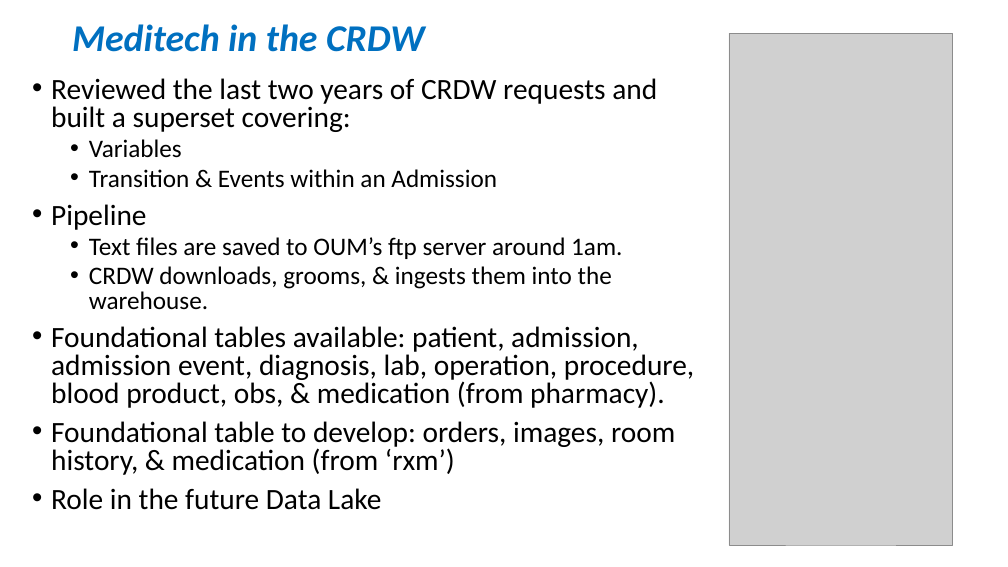
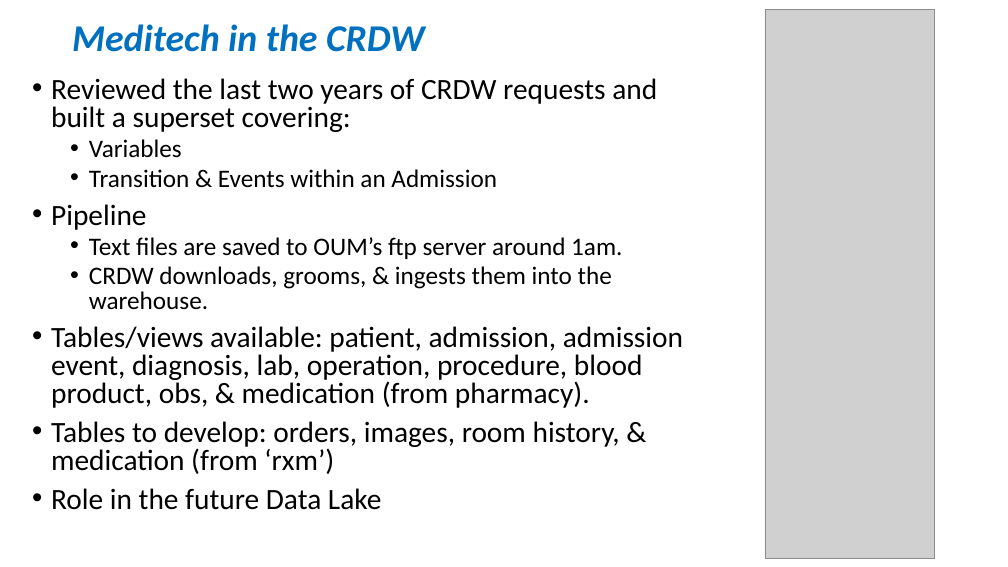
Before and after one commit to OuhscBbmc/prairie-outpost-public, a slide deck: slide 30 of publications/presentation-2021-02-aac/crdw-2021-02.pptx (slide 31 before the commit). Drawn at 1008x567 pixels with LibreOffice and Linux fonts; fonts in the diff are those of the drawing; grey boxes stand for pictures. Boxes give left, top, right and bottom in pixels: in the first picture for what was removed or moved away, otherwise in the second. Text is boxed around its words. In the diff, an @@ line names an element or a change of style, - is before the commit and + after.

```diff
--- a/publications/presentation-2021-02-aac/crdw-2021-02.pptx
+++ b/publications/presentation-2021-02-aac/crdw-2021-02.pptx
@@ picture: place and size @@
-picture at [729,33,953,545]
+picture at [765,10,935,559]
@@ text at [51,326,683,474]: text changed @@
-• Foundational tables available: patient, admission, admission event, diagnosis, lab, operation, procedure, blood product, obs, & medication (from pharmacy).
-• Foundational table to develop: orders, images, room history, & medication (from ‘rxm’)
+• Tables/views available: patient, admission, admission event, diagnosis, lab, operation, procedure, blood product, obs, & medication (from pharmacy).
+• Tables to develop: orders, images, room history, & medication (from ‘rxm’)
```
Also in this commit, not shown: 25 other slides changed, 1 slide removed.
